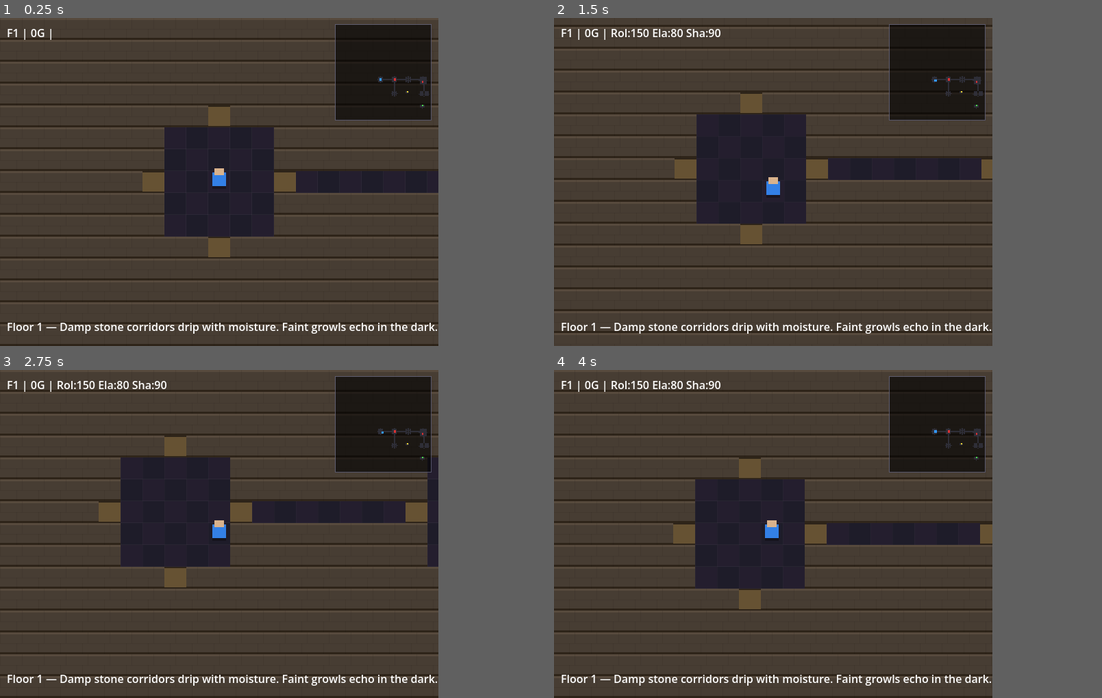
Above: before the commit, frames 1-4 (two rows, left to right).
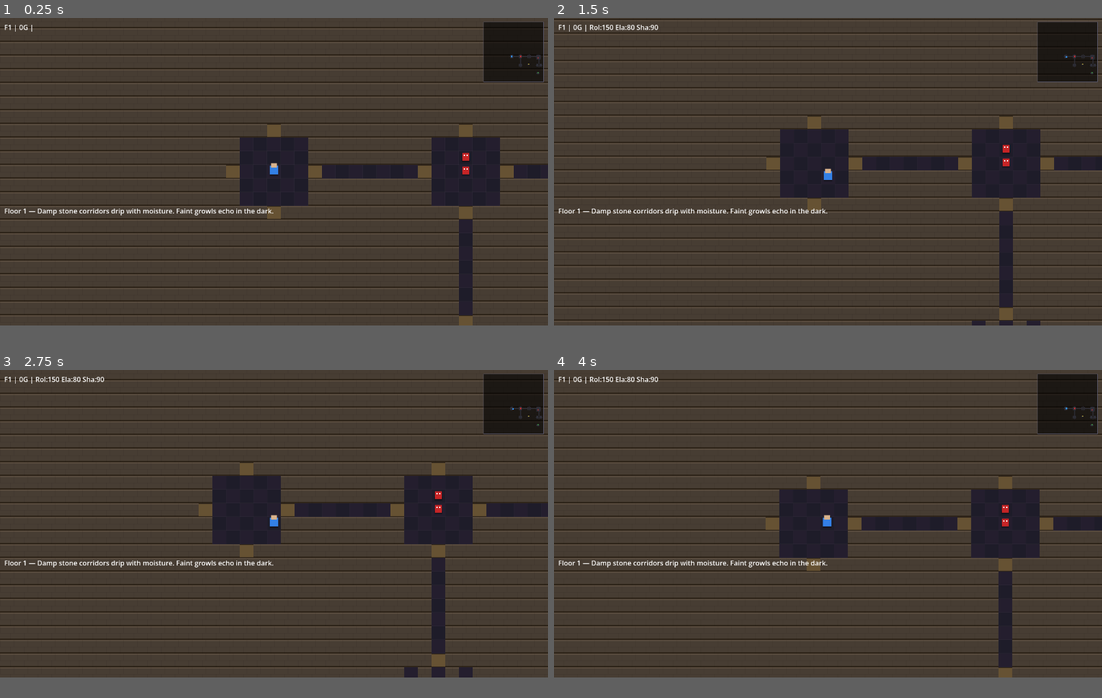
Above: after the commit, the same moments.

Repository: Uncanny177/GDscript-Dev---Prog.1
Game: Godot game, scene res://scenes/dungeon/dungeon.tscn
Same seed, same stepped clock (60 frames per second), same inputs: the game is played once before the commit and once after it. This scene is started directly instead of the project's main scene.
Inputs:
- Up to frame 1 (0.25 s): no input
- Up to frame 2 (1.5 s): tap Enter (ui_accept) at 0.5, 0.77 s; hold D (move_right) 0.53-1.28 s; tap E (interact) at 0.6 s; hold S (move_down) from 1.28 s (still down); tap 1 at 1.35 s
- Up to frame 3 (2.75 s): tap Enter (ui_accept) at 1.52 s; release S (move_down) at 2.03 s; hold D (move_right) from 2.03 s (still down); tap 2 at 2.1 s
- Up to frame 4 (4 s): release D (move_right) at 2.78 s; hold W (move_up) 2.78-3.53 s; tap 3 at 2.85 s; tap Enter (ui_accept) at 3.02, 3.77 s; hold A (move_left) from 3.53 s (still down); tap 4 at 3.6 s
In our replay, the window is 640x480 before the commit and 800x450 after it. These sizes can differ from the game's own. Grey fills any space a smaller window leaves; there, only what the larger window draws over its background counts as a difference.

The runs differ from the first frame. In frame 1, 30% of the frame differs, in the area x 0-100%, y 1-100%; in frame 2, 29%; in frame 3, 31%; in frame 4, 31%.
Error before the commit: Parse Error: Too many arguments for "get_class()" call. Expected at most 0 but received 1. (res://scripts/managers/save_manager.gd:229)

Commit message:
Add dungeon progression and save persistence updates

Diff:
--- a/project.godot
+++ b/project.godot
@@ -38,9 +38,13 @@
 
 [display]
 
-window/size/viewport_width=640
-window/size/viewport_height=480
+window/size/viewport_width=1280
+window/size/viewport_height=720
 window/stretch/mode="viewport"
+
+[dotnet]
+
+project/assembly_name="Roguelite RPG"
 
 [input]
 
--- a/scenes/dungeon/dungeon.gd
+++ b/scenes/dungeon/dungeon.gd
@@ -54,12 +54,13 @@
 	_create_minimap()
 	_update_ui()
 	_add_message("Floor %d — %s" % [GameManager.current_floor, _get_floor_description()])
+	_show_transition_flash()
 
 
 func _apply_difficulty_scaling() -> void:
 	var floor_num: int = GameManager.current_floor
-	encounter_check_interval = maxi(6 - floor_num, 3)
-	encounter_chance = minf(0.20 + floor_num * 0.05, 0.45)
+	encounter_check_interval = maxi(8 - floor_num, 6)
+	encounter_chance = minf(0.08 + floor_num * 0.04, 0.20)
 	print("[Dungeon] Floor %d difficulty — check every %d steps, %.0f%% chance" % [
 		floor_num, encounter_check_interval, encounter_chance * 100
 	])
@@ -74,7 +75,9 @@
 
 func _generate_and_render_floor() -> void:
 	floor_gen = FloorGenerator.new()
-	current_seed = randi()
+	if GameManager.current_dungeon_seed < 0:
+		GameManager.current_dungeon_seed = randi()
+	current_seed = GameManager.current_dungeon_seed
 	floor_gen.generate_floor(GameManager.current_floor, current_seed)
 
 	var renderer_script: Script = load("res://scripts/generation/dungeon_renderer.gd")
@@ -95,10 +98,13 @@
 		return
 
 	player_node = player_scene.instantiate()
-	var start_pos: Vector2i = floor_gen.player_start if floor_gen else Vector2i(5, 5)
+	var start_pos: Vector2i = GameManager.get_dungeon_player_position_for_floor(GameManager.current_floor)
+	if start_pos == Vector2i(-1, -1):
+		start_pos = floor_gen.player_start if floor_gen else Vector2i(5, 5)
 	player_node.position = Vector2(start_pos.x * 32 + 16, start_pos.y * 32 + 16)
 	add_child(player_node)
 	last_player_tile = start_pos
+	GameManager.set_dungeon_player_position(start_pos)
 
 
 func _spawn_visible_enemies() -> void:
@@ -189,6 +195,7 @@
 	)
 	if player_tile != last_player_tile:
 		last_player_tile = player_tile
+		GameManager.set_dungeon_player_position(player_tile)
 		_check_tile_events(player_tile)
 		_check_visible_enemy_contact(player_tile)
 
@@ -245,7 +252,7 @@
 
 func _on_reach_exit() -> void:
 	transitioning = true
-	GameManager.current_floor += 1
+	GameManager.advance_to_next_floor()
 	if GameManager.current_floor > 5:
 		GameManager.end_run(true)
 		TransitionManager.transition_to("res://scenes/hub/hub.tscn")
@@ -255,7 +262,7 @@
 			GameManager.set_meta("boss_fight", true)
 			GameManager.change_scene("res://scenes/combat/combat.tscn")
 		else:
-			TransitionManager.transition_to("res://scenes/dungeon/dungeon.tscn")
+			GameManager.change_scene("res://scenes/dungeon/dungeon.tscn")
 
 
 func _on_reach_chest(chest_pos: Vector2i) -> void:
@@ -317,6 +324,22 @@
 		GameManager.change_scene("res://scenes/combat/combat.tscn")
 
 
+func _show_transition_flash() -> void:
+	var overlay := ColorRect.new()
+	overlay.name = "FloorTransitionFlash"
+	overlay.color = Color(0.0, 0.0, 0.0, 0.0)
+	overlay.anchor_left = 0.0
+	overlay.anchor_right = 1.0
+	overlay.anchor_top = 0.0
+	overlay.anchor_bottom = 1.0
+	overlay.mouse_filter = Control.MOUSE_FILTER_IGNORE
+	add_child(overlay)
+	var tween: Tween = create_tween()
+	tween.tween_property(overlay, "color:a", 0.25, 0.08)
+	tween.tween_property(overlay, "color:a", 0.0, 0.18)
+	tween.tween_callback(overlay.queue_free)
+
+
 func _add_message(text: String) -> void:
 	if info_label:
 		info_label.text = text
--- a/scenes/hub/hub.tscn
+++ b/scenes/hub/hub.tscn
@@ -1,8 +1,8 @@
-[gd_scene load_steps=2 format=3]
+[gd_scene format=3 uid="uid://bi0xasqr102jh"]
 
-[ext_resource type="Script" path="res://scenes/hub/hub_town.gd" id="1"]
+[ext_resource type="Script" uid="uid://b1b1vdp4iu5vb" path="res://scenes/hub/hub_town.gd" id="1"]
 
-[node name="Hub" type="Node2D"]
+[node name="Hub" type="Node2D" unique_id=1727584595]
 
-[node name="Town" type="Node2D" parent="."]
+[node name="Town" type="Node2D" parent="." unique_id=41004395]
 script = ExtResource("1")
--- a/scenes/ui/settings_menu.gd
+++ b/scenes/ui/settings_menu.gd
@@ -102,10 +102,10 @@
 
 	for i in range(SETTING_KEYS.size()):
 		var key: String = SETTING_KEYS[i]
-		var name: String = SETTING_NAMES[i]
+		var setting_name: String = SETTING_NAMES[i]
 		var marker: String = "> " if i == selected_index else "  "
 		var value_str: String = _get_value_display(key)
-		text += "%s%s: %s\n" % [marker, name, value_str]
+		text += "%s%s: %s\n" % [marker, setting_name, value_str]
 
 	text += "\n── Controls ──\n"
 	text += "  [UP/DOWN] Select option\n"
@@ -116,7 +116,7 @@
 
 
 func _get_value_display(key: String) -> String:
-	var value = settings[key]
+	var value: Variant = settings[key]
 	match key:
 		"master_volume", "music_volume", "sfx_volume":
 			var bar: String = _make_bar(value, 100)
@@ -229,7 +229,7 @@
 
 	# Center window on screen
 	var screen_size: Vector2i = DisplayServer.screen_get_size()
-	var window_pos: Vector2i = (screen_size - res) / 2  # Integer division intentional
+	var window_pos: Vector2i = (screen_size - res) / 2
 	DisplayServer.window_set_position(window_pos)
 
 	print("[Settings] Resolution set to %dx%d" % [res.x, res.y])
@@ -266,7 +266,7 @@
 
 	var json := JSON.new()
 	if json.parse(json_string) == OK:
-		var data = json.get_data()
+		var data: Variant = json.get_data()
 		if data is Dictionary:
 			# Merge loaded values (preserves defaults for new settings)
 			for key in data:
--- a/scripts/combat/boss_combatant.gd
+++ b/scripts/combat/boss_combatant.gd
@@ -72,7 +72,7 @@
 func take_damage(amount: int) -> int:
 	var actual: int = amount
 	if is_defending:
-		actual = maxi(actual / 2, 1)  # Integer division intentional
+		actual = maxi(int(actual / 2.0), 1)
 	actual = mini(actual, current_hp)
 	current_hp -= actual
 	if current_hp <= 0:
--- a/scripts/combat/combatant.gd
+++ b/scripts/combat/combatant.gd
@@ -142,7 +142,7 @@
 	var actual: int = amount
 
 	if is_defending:
-		actual = maxi(actual / 2, 1)  # Integer division intentional (halve damage)
+		actual = maxi(int(actual / 2.0), 1)
 
 	actual = mini(actual, current_hp)  # Can't deal more than remaining HP
 	current_hp -= actual
--- a/scripts/combat/status_effect.gd
+++ b/scripts/combat/status_effect.gd
@@ -92,7 +92,7 @@
 
 	match type:
 		Type.POISON:
-			var dmg: int = maxi(target.get_max_hp() * potency / 100, 1)  # Integer division intentional
+			var dmg: int = maxi(int(float(target.get_max_hp()) * float(potency) / 100.0), 1)
 			# Poison doesn't kill — leave at 1 HP
 			dmg = mini(dmg, target.current_hp - 1)
 			if dmg > 0:
--- a/scripts/data/item_data.gd
+++ b/scripts/data/item_data.gd
@@ -63,7 +63,7 @@
 	## Using integer division — 11 / 2 = 5, not 5.5
 	if not sellable:
 		return 0
-	return buy_price / 2  # Integer division intentional
+	return maxi(int(buy_price / 2.0), 1)
 
 
 func _to_string() -> String:
--- a/scripts/data/loot_table.gd
+++ b/scripts/data/loot_table.gd
@@ -125,7 +125,7 @@
 		table.add_entry(LootType.ITEM, 1, 1, "Elixir")
 
 	# Meta crystals
-	var crystal_amount: int = 1 + floor_number / 2
+	var crystal_amount: int = 1 + int(floor_number / 2.0)
 	table.add_entry(LootType.META_CRYSTAL, crystal_amount, 1)
 
 	return table
--- a/scripts/generation/floor_generator.gd
+++ b/scripts/generation/floor_generator.gd
@@ -193,7 +193,7 @@
 		var start_room: Dictionary = placed_rooms[0]
 		var offset: Vector2i = start_room["world_offset"]
 		var template: RoomTemplate = start_room["template"]
-		player_start = Vector2i(offset.x + template.width / 2, offset.y + template.height / 2)  # Integer division intentional
+		player_start = Vector2i(offset.x + template.width / 2, offset.y + template.height / 2)
 
 	_connect_rooms()
 
--- a/scripts/managers/game_manager.gd
+++ b/scripts/managers/game_manager.gd
@@ -40,6 +40,8 @@
 
 var current_gold: int = 0
 var current_floor: int = 1
+var current_dungeon_seed: int = -1
+var dungeon_player_positions: Dictionary = {}
 var is_run_active: bool = false
 var inventory: Inventory = Inventory.new()  # Items carried during a run
 
@@ -116,7 +118,16 @@
 	is_run_active = true
 	current_gold = 0
 	current_floor = 1
+	dungeon_player_positions.clear()
 	inventory = Inventory.new()  # Fresh inventory each run
+
+
+func advance_to_next_floor() -> void:
+	## Advance to the next dungeon floor and reset the floor seed.
+	current_floor += 1
+	current_dungeon_seed = -1
+	current_state = GameState.DUNGEON
+	print("[GameManager] Advanced to floor %d" % current_floor)
 
 	# Give starter items for each run
 	var health_pot: ItemData = ItemDatabase.get_item("Health Potion")
@@ -169,6 +180,20 @@
 
 ## ─── CURRENCY ───────────────────────────────────────────────────
 
+func set_dungeon_player_position(tile: Vector2i) -> void:
+	## Remember the player's tile for the current floor so dungeon reloads resume there.
+	dungeon_player_positions[current_floor] = tile
+
+
+func get_dungeon_player_position_for_floor(floor_number: int) -> Vector2i:
+	## Returns the saved tile for a floor if one exists, otherwise an invalid tile.
+	if dungeon_player_positions.has(floor_number):
+		var tile: Variant = dungeon_player_positions[floor_number]
+		if tile is Vector2i:
+			return tile
+	return Vector2i(-1, -1)
+
+
 func add_gold(amount: int) -> void:
 	## Add run-gold (from enemies, chests). Only meaningful during a run.
 	current_gold += amount
--- a/scripts/managers/save_manager.gd
+++ b/scripts/managers/save_manager.gd
@@ -99,6 +99,7 @@
 		"version": 1,
 		"current_floor": GameManager.current_floor,
 		"current_gold": GameManager.current_gold,
+		"player_tile": _serialize_vector2i(GameManager.get_dungeon_player_position_for_floor(GameManager.current_floor)),
 		"party_state": _serialize_party_combat_state(),
 		"inventory": _serialize_inventory(),
 	}
@@ -122,6 +123,9 @@
 	GameManager.current_gold = data.get("current_gold", 0)
 	GameManager.is_run_active = true
 	GameManager.current_state = GameManager.GameState.DUNGEON
+	var saved_player_tile: Vector2i = _deserialize_vector2i(data.get("player_tile", {}))
+	if saved_player_tile != Vector2i(-1, -1):
+		GameManager.set_dungeon_player_position(saved_player_tile)
 
 	# Restore party HP/MP
 	var party_state: Array = data.get("party_state", [])
@@ -226,11 +230,11 @@
 	character.character_name = data.get("name", "Unknown")
 
 	var class_name_str: String = data.get("class", "Warrior")
-	character.character_class = ClassDatabase.get_class(class_name_str)
+	character.character_class = ClassDatabase.get_class_data(class_name_str)
 
 	if not character.character_class:
 		push_warning("[SaveManager] Unknown class '%s' — defaulting to Warrior" % class_name_str)
-		character.character_class = ClassDatabase.get_class("Warrior")
+		character.character_class = ClassDatabase.get_class_data("Warrior")
 
 	character.initialize()  # Sets HP/MP to max
 
@@ -291,6 +295,18 @@
 		member.is_alive = data[i].get("is_alive", true)
 
 
+func _serialize_vector2i(vector: Vector2i) -> Dictionary:
+	## Serialize a Vector2i into a simple dictionary for JSON.
+	return {"x": vector.x, "y": vector.y}
+
+
+func _deserialize_vector2i(data: Dictionary) -> Vector2i:
+	## Restore a Vector2i from a dictionary.
+	if data.is_empty():
+		return Vector2i(-1, -1)
+	return Vector2i(int(data.get("x", -1)), int(data.get("y", -1)))
+
+
 func _serialize_inventory() -> Array:
 	## Serialize inventory as array of {name, count}.
 	var result: Array = []
--- a/scripts/managers/unlocks_manager.gd
+++ b/scripts/managers/unlocks_manager.gd
@@ -201,7 +201,11 @@
 	shop_tier = data.get("shop_tier", 1)
 	blacksmith_tier = data.get("blacksmith_tier", 0)
 	training_ground_tier = data.get("training_ground_tier", 0)
-	unlocked_classes = data.get("unlocked_classes", ["Warrior", "Mage", "Rogue"])
+	var loaded_classes: Array = data.get("unlocked_classes", ["Warrior", "Mage", "Rogue"])
+	unlocked_classes = []
+	for class_name_key in loaded_classes:
+		if class_name_key is String:
+			unlocked_classes.append(class_name_key)
 	highest_floor_reached = data.get("highest_floor_reached", 0)
 	total_bosses_defeated = data.get("total_bosses_defeated", 0)
 	total_enemies_defeated = data.get("total_enemies_defeated", 0)
Not shown, added: scenes/dungeon/event_ui.gd.uid
Not shown, added: scenes/hub/guild_ui.gd.uid
Not shown, added: scenes/hub/shop_ui.gd.uid
Not shown, added: scenes/hub/town_hall_ui.gd.uid
Not shown, added: scenes/ui/settings_menu.gd.uid
Not shown, added: scenes/ui/stats_screen.gd.uid
Not shown, added: scenes/ui/title_screen.gd.uid
Not shown, added: scripts/combat/boss_combatant.gd.uid
Not shown, added: scripts/combat/combat_effects.gd.uid
Not shown, added: scripts/combat/element_system.gd.uid
Not shown, added: scripts/combat/status_effect.gd.uid
Not shown, added: scripts/combat/status_manager.gd.uid
(and 20 more such lines)
